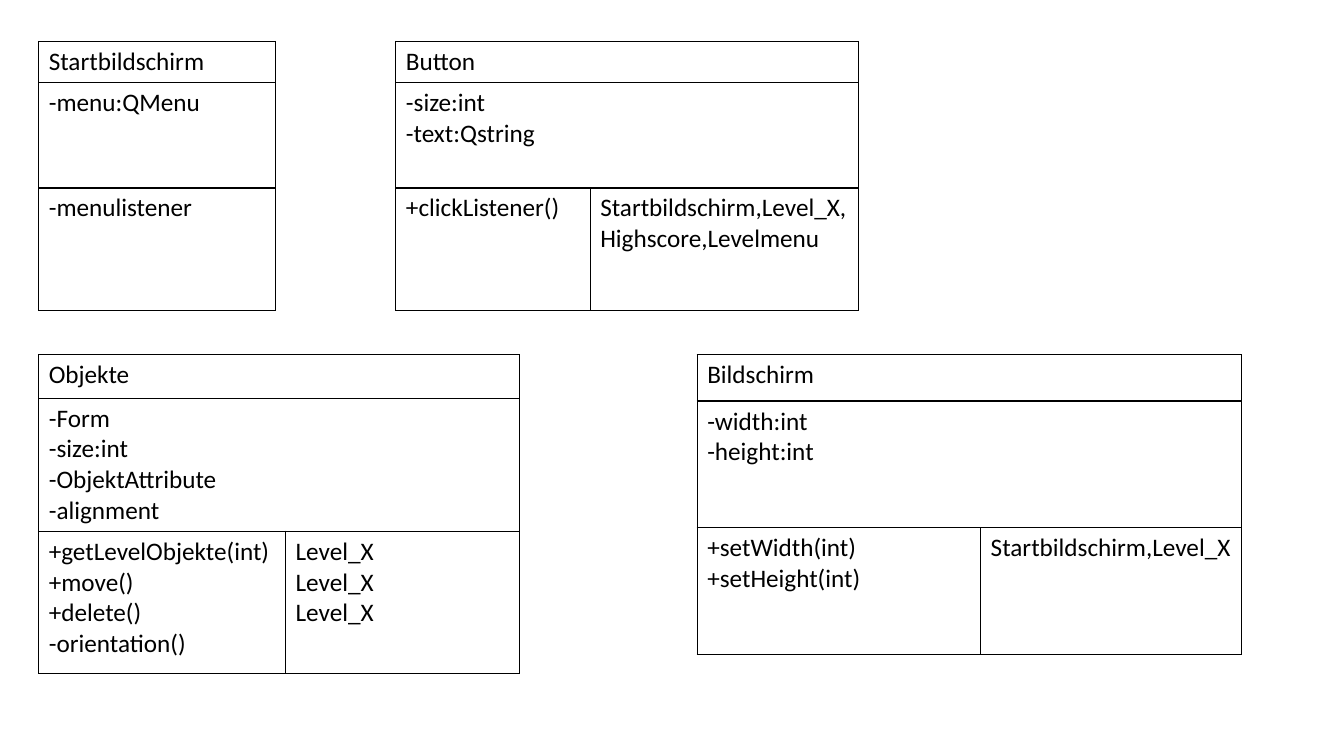
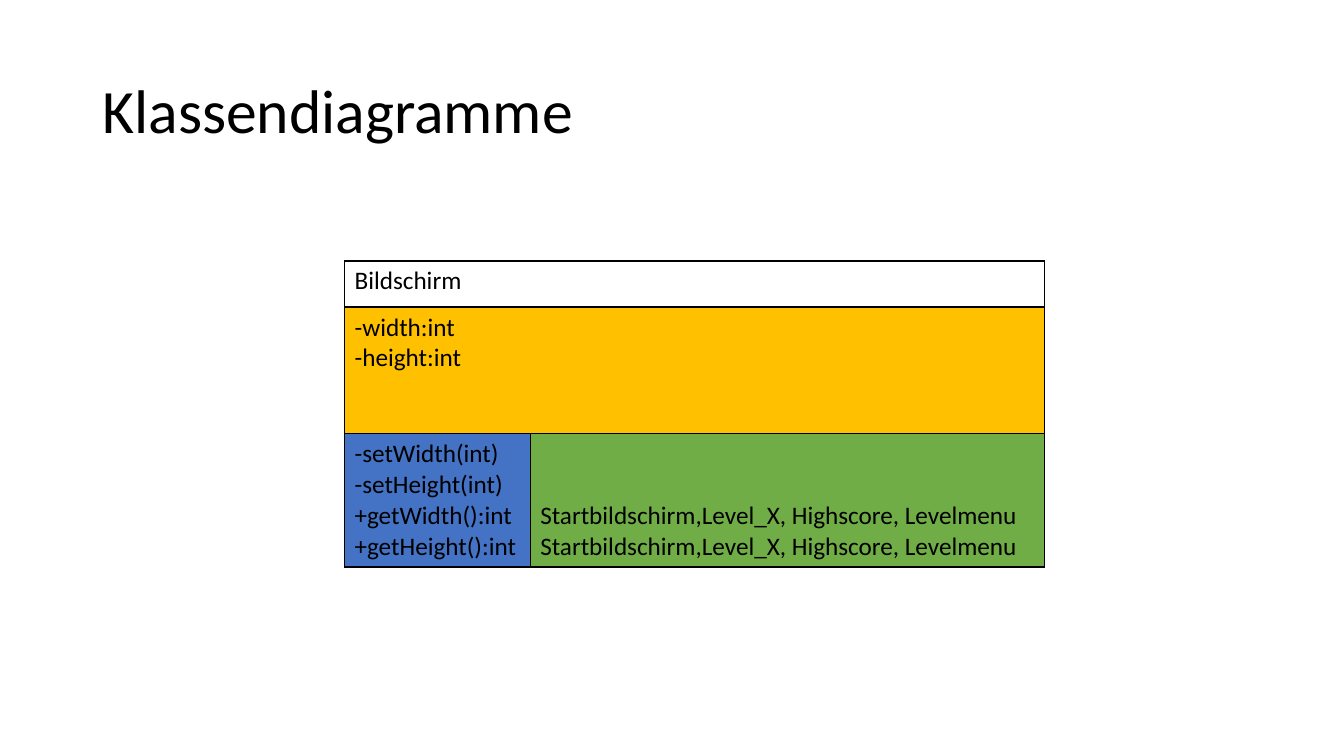
Before and after one commit to jonnyyx/Hole-in-One, a slide deck: slide 5 of BallFall.pptx. Drawn at 1344x756 pixels with LibreOffice and Linux fonts; fonts in the diff are those of the drawing. Boxes give left, top, right and bottom in pixels: in the first picture for what was removed or moved away, otherwise in the second. Text is boxed around its words. In the diff, an @@ line names an element or a change of style, - is before the commit and + after.

Commit message:
update

```diff
--- a/BallFall.pptx
+++ b/BallFall.pptx
@@ table removed at <box>38,41,275,310</box>, 3 rows, 1 columns @@
-Startbildschirm
--menu:QMenu
--menulistener
@@ table removed at <box>396,41,859,310</box>, 3 rows, 2 columns @@
-Button | 
--size:int / -text:Qstring | 
-+clickListener() | Startbildschirm,Level_X,Highscore,Levelmenu
@@ title added at <box>102,90,572,144</box>, 44 pt, text #000000 @@
+Klassendiagramme
@@ table at <box>345,261,1045,566</box> @@
-row 3, column 1: +setWidth(int) / +setHeight(int)
+row 3, column 1: -setWidth(int) / -setHeight(int) / +getWidth():int / +getHeight():int
-row 3, column 2: Startbildschirm,Level_X
+row 3, column 2: Startbildschirm,Level_X, Highscore, Levelmenu / Startbildschirm,Level_X, Highscore, Levelmenu
@@ fill none to #FFC000 in row 2, column 1 @@
@@ fill none to #4472C4 in row 3, column 1 @@
@@ fill none to #70AD47 in row 3, column 2 @@
@@ table: place and size @@
-table at <box>698,355,1242,654</box>
+table at <box>345,261,1045,566</box>
@@ table removed at <box>38,355,519,671</box>, 3 rows, 2 columns @@
-Objekte | 
--Form / -size:int / -ObjektAttribute / -alignment | 
-+getLevelObjekte(int) / +move() / +delete() / -orientation() | Level_X / Level_X / Level_X
```
Also in this commit, not shown: 4 other slides changed, 1 slide added, 1 slide removed.
